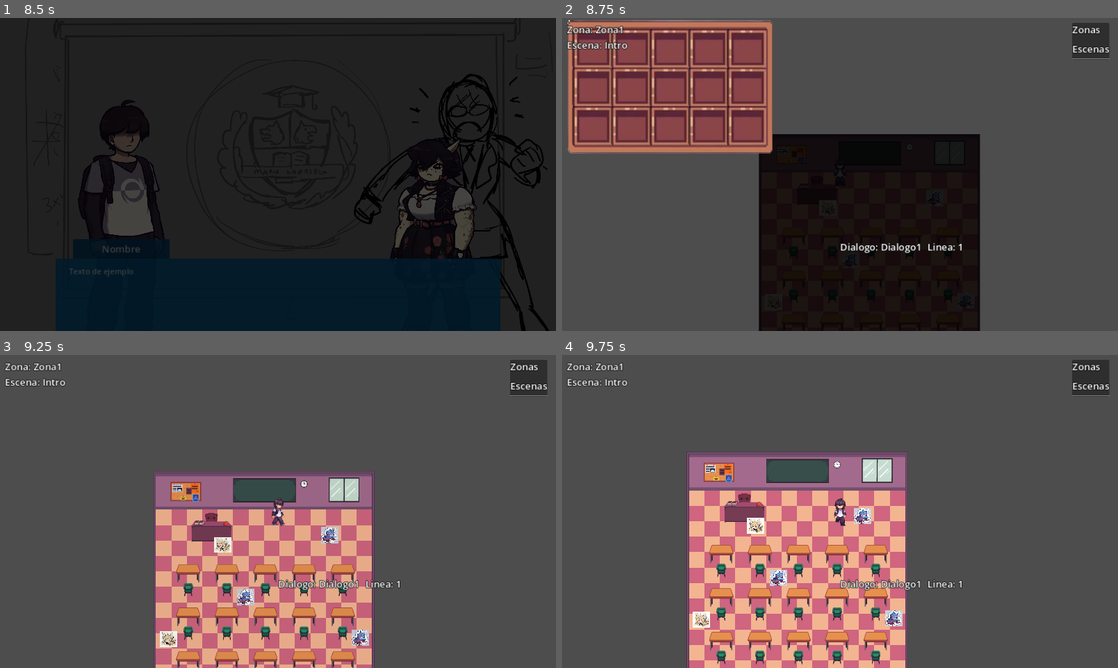
Above: before the commit, frames 1-4 (two rows, left to right).
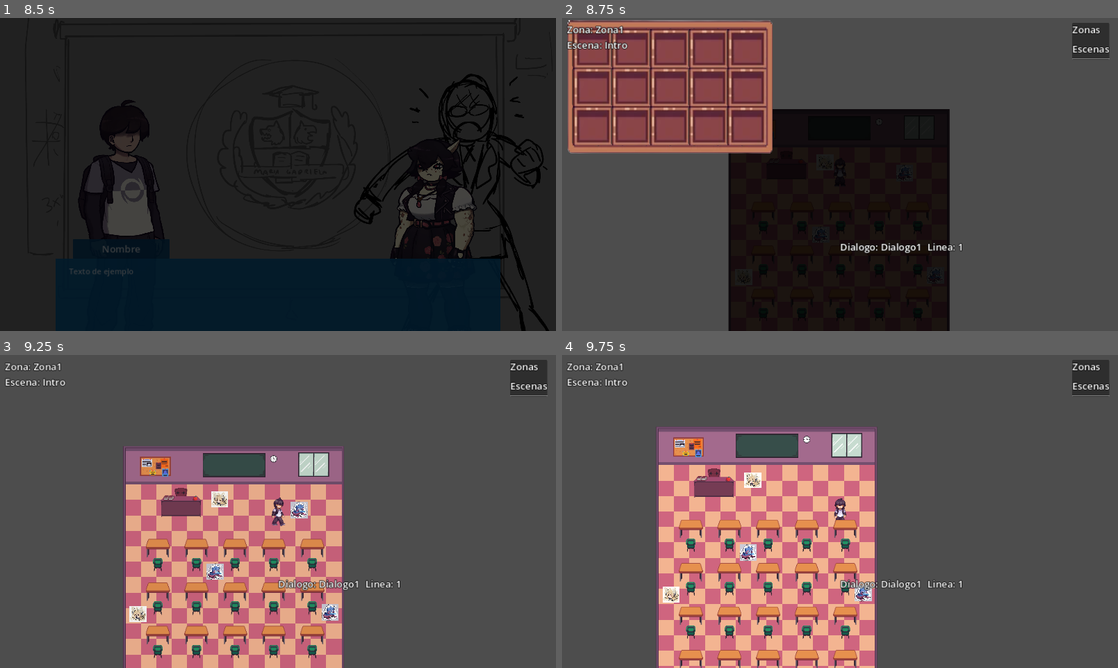
Above: after the commit, the same moments.

Repository: numbasan-san/IWANA
Game: Godot game, scene res://Escenas/raiz_juego.tscn
Two runs of this game, one before a commit and one after it. Both use one fixed random seed, a clock stepped at 60 frames per second and the inputs below.
Inputs (mouse positions are in pixels of both pictures, inside the frame that each line leads up to):
- Up to frame 1 (8.5 s): tap Enter (nv_avanzar_dialogo) at 0.5 s; move the mouse to (400, 158) at 0.52 s; hold D (rpg_right) 0.53-1.28 s; click (400, 158) at 0.67 s; move the mouse to (166, 190) at 1.27 s; hold S (rpg_down) 1.28-2.03 s; move the mouse to (333, 105) at 2.02 s; hold D (rpg_right) 2.03-2.78 s; tap Space at 2.75 s; move the mouse to (250, 237) at 2.77 s; hold Enter (nv_avanzar_dialogo) 2.78-3.53 s; click (250, 237) at 2.92 s; move the mouse to (444, 221) at 3.52 s; hold A (rpg_left) 3.53-5.03 s; move the mouse to (111, 127) at 4.27 s; move the mouse to (305, 174) at 5.02 s; hold S (rpg_down) 5.03-5.78 s; click (305, 174) at 5.17 s; move the mouse to (194, 96) at 5.77 s; hold D (rpg_right) 5.78-6.5 s; click (127, 230) at 6.5 s; click (127, 193) at 7.25 s; move the mouse to (400, 158) at 8.02 s; hold Enter (nv_avanzar_dialogo) from 8.03 s (still down)
- Up to frame 2 (8.75 s): keep holding Enter (nv_avanzar_dialogo)
- Up to frame 3 (9.25 s): move the mouse to (166, 527) at 8.77 s; release Enter (nv_avanzar_dialogo) at 8.78 s; hold D (rpg_right) from 8.78 s (still down); click (166, 527) at 8.92 s
- Up to frame 4 (9.75 s): move the mouse to (895, 442) at 9.52 s; release D (rpg_right) at 9.53 s; hold S (rpg_down) from 9.53 s (still down)

Frame 1 is identical in both runs. In frame 2, 9.2% of the frame differs, in the area x 29-76%, y 29-100%; in frame 3, 24%; in frame 4, 26%, in the area x 17-63%, y 23-100%.

Commit message:
Integrado código de cambio de zonas y cambios varios
- Cambio de estructura de nodo Personaje
- Ya no se usa el sprite de puerta para la salida de las salas, solo para la entrada. Se
	reemplaza por un area que cubre la salida
- La puerta de la sala 1 lleva a la zona de prueba, y la zona de prueba lleva a sala 1
- Falta agregar una transición y hacer que el control deje de captar input por un tiempo
	para no volver a la puerta inmediatamente
- Agregadas variables al script de puerta para indicar en que punto y con que dirección aparecer
- Agregado código temporal para cargar personajes y zonas y dejarlos en su propia rama de la escena raiz
- Boton de juego nuevo carga algunos personajes y zonas
- Borradas algunas funciones predefinidas vacías
- Agregado código para cambiar personajes entre zonas
- Agregado código para activar y desactivar zonas, para que no se dibujen ni tengan colision

Diff:
--- a/Escenas/Personajes/noby.tscn
+++ b/Escenas/Personajes/noby.tscn
@@ -584,33 +584,32 @@
 position = Vector2(0, -899)
 texture = ExtResource("2_l1yky")
 
-[node name="Cuerpo" type="CharacterBody2D" parent="ModeloMundo" index="0"]
-z_index = 1
+[node name="ModeloMundo" parent="." index="1"]
 script = ExtResource("12_csb43")
 inventory = ExtResource("4_y772p")
 
-[node name="prota_sprite" type="Sprite2D" parent="ModeloMundo/Cuerpo" index="0"]
+[node name="prota_sprite" type="Sprite2D" parent="ModeloMundo" index="0"]
 position = Vector2(-4, -2)
 hframes = 8
 
-[node name="CollisionShape2D" type="CollisionShape2D" parent="ModeloMundo/Cuerpo" index="1"]
-position = Vector2(0, 15)
-scale = Vector2(-2.14998, -0.727657)
+[node name="CollisionShape2D" type="CollisionShape2D" parent="ModeloMundo" index="1"]
+position = Vector2(0, 10)
+scale = Vector2(2.14998, 0.727657)
 shape = SubResource("RectangleShape2D_bncsu")
 
-[node name="Animation" type="AnimationPlayer" parent="ModeloMundo/Cuerpo" index="2"]
+[node name="Animation" type="AnimationPlayer" parent="ModeloMundo" index="2"]
 libraries = {
 "": SubResource("AnimationLibrary_3ha3c")
 }
 
-[node name="ControlJugador" type="Node2D" parent="ModeloMundo/Cuerpo" index="3"]
-
-[node name="Camera2D" type="Camera2D" parent="ModeloMundo/Cuerpo/ControlJugador" index="0"]
-
-[node name="hurt_box" type="Area2D" parent="ModeloMundo/Cuerpo/ControlJugador" index="1"]
-
-[node name="CollisionShape2D" type="CollisionShape2D" parent="ModeloMundo/Cuerpo/ControlJugador/hurt_box" index="0"]
+[node name="ControlJugador" type="Node2D" parent="ModeloMundo" index="3"]
+
+[node name="Camera2D" type="Camera2D" parent="ModeloMundo/ControlJugador" index="0"]
+
+[node name="hurt_box" type="Area2D" parent="ModeloMundo/ControlJugador" index="1"]
+
+[node name="CollisionShape2D" type="CollisionShape2D" parent="ModeloMundo/ControlJugador/hurt_box" index="0"]
 shape = SubResource("RectangleShape2D_rgtgd")
 debug_color = Color(0.803922, 0.419608, 0, 0.419608)
 
-[connection signal="area_entered" from="ModeloMundo/Cuerpo/ControlJugador/hurt_box" to="ModeloMundo/Cuerpo" method="_on_hurt_box_area_entered"]
+[connection signal="area_entered" from="ModeloMundo/ControlJugador/hurt_box" to="ModeloMundo" method="_on_hurt_box_area_entered"]
--- a/Escenas/Personajes/personaje.tscn
+++ b/Escenas/Personajes/personaje.tscn
@@ -9,6 +9,8 @@
 [node name="GraficosNV" type="Node2D" parent="."]
 script = ExtResource("2_4e855")
 
-[node name="ModeloMundo" type="Node2D" parent="."]
+[node name="ModeloMundo" type="CharacterBody2D" parent="."]
+z_index = 1
+y_sort_enabled = true
 
 [node name="ModeloCombate" type="Node2D" parent="."]
--- a/Escenas/Zonas/sala_p1n1.tscn
+++ b/Escenas/Zonas/sala_p1n1.tscn
@@ -6,9 +6,15 @@
 
 [node name="SalaP1N1" groups=["zonas"] instance=ExtResource("1_p0tah")]
 
+[node name="Puerta" parent="." index="1"]
+zona = "zona_dev_testing"
+posicion_def = Vector2(-50, 250)
+direccion_def = "u"
+
 [node name="Items" type="Node2D" parent="." index="7"]
 z_index = 1
 y_sort_enabled = true
+position = Vector2(-263, -136)
 
 [node name="lagarto" parent="Items" index="0" instance=ExtResource("3_dft04")]
 position = Vector2(397, 133)
@@ -23,7 +29,7 @@
 position = Vector2(223, 594)
 
 [node name="toro2" parent="Items" index="4" instance=ExtResource("4_ics7l")]
-position = Vector2(175, 153)
+position = Vector2(232, 111)
 
 [node name="toro3" parent="Items" index="5" instance=ExtResource("4_ics7l")]
 position = Vector2(63, 348)
--- a/Escenas/Zonas/zona_dev_testing.tscn
+++ b/Escenas/Zonas/zona_dev_testing.tscn
@@ -1,12 +1,11 @@
 [gd_scene load_steps=11 format=3 uid="uid://c0vpj0bm2dlof"]
 
 [ext_resource type="PackedScene" uid="uid://bwyvbv6hrcyk" path="res://Escenas/Zonas/zona_base.tscn" id="1_ljxgf"]
-[ext_resource type="PackedScene" uid="uid://r5xe0lfs4uk1" path="res://Escenas/Personajes/jugador.tscn" id="2_ehex0"]
 [ext_resource type="Texture2D" uid="uid://drteclr64kg31" path="res://Assets/Tilesets/ZonaDev/tilesetDevTest.png" id="2_xemyy"]
 [ext_resource type="Script" path="res://Script/inventario_objetos/inventario/inventory_layer.gd" id="3_vijrr"]
 [ext_resource type="PackedScene" uid="uid://c6r4b6vsbtube" path="res://Escenas/Inventario/inventory_gui.tscn" id="4_bkqd2"]
-[ext_resource type="PackedScene" uid="uid://hed2eep7147o" path="res://Escenas/Objetos/puerta_simple.tscn" id="6_fagjd"]
 [ext_resource type="PackedScene" uid="uid://cg87jy7chv1va" path="res://Escenas/Inventario/items/lagarto.tscn" id="7_a5m8c"]
+[ext_resource type="Script" path="res://Script/puerta/puerta_simple.gd" id="7_gdu17"]
 [ext_resource type="PackedScene" uid="uid://bntylxciwrpvw" path="res://Escenas/Inventario/items/toro.tscn" id="8_1s1lq"]
 
 [sub_resource type="TileSetAtlasSource" id="TileSetAtlasSource_5ptxj"]
@@ -29,6 +28,9 @@
 terrain_set_0/terrain_0/color = Color(0.5, 0.34375, 0.25, 1)
 sources/2 = SubResource("TileSetAtlasSource_5ptxj")
 
+[sub_resource type="RectangleShape2D" id="RectangleShape2D_cj38y"]
+size = Vector2(102.5, 57.5)
+
 [node name="ZonaDevTesting" instance=ExtResource("1_ljxgf")]
 
 [node name="TileMap" type="TileMap" parent="." index="0"]
@@ -36,9 +38,7 @@
 format = 2
 layer_0/tile_data = PackedInt32Array(-327686, 2, 0, -327685, 2, 0, -262149, 2, 0, -262148, 2, 0, -262147, 2, 0, -262146 …(2629 unchanged characters)…
 
-[node name="jugador" parent="." index="1" instance=ExtResource("2_ehex0")]
-
-[node name="inventory_layer" type="CanvasLayer" parent="." index="2"]
+[node name="inventory_layer" type="CanvasLayer" parent="." index="1"]
 process_mode = 3
 script = ExtResource("3_vijrr")
 
@@ -51,11 +51,7 @@
 scale = Vector2(2, 2)
 metadata/_edit_use_anchors_ = true
 
-[node name="PuertaSimple" parent="." index="3" instance=ExtResource("6_fagjd")]
-position = Vector2(-49, 309)
-escena = "sala_p1n1"
-
-[node name="Items" type="Node2D" parent="." index="4"]
+[node name="Items" type="Node2D" parent="." index="2"]
 z_index = 1
 y_sort_enabled = true
 position = Vector2(-272, -268)
@@ -77,3 +73,14 @@
 
 [node name="toro3" parent="Items" index="5" instance=ExtResource("8_1s1lq")]
 position = Vector2(48, 309)
+
+[node name="Puerta" type="Area2D" parent="." index="3"]
+position = Vector2(-53, 305)
+script = ExtResource("7_gdu17")
+zona = "sala_p1n1"
+posicion_def = Vector2(100, 450)
+direccion_def = "u"
+
+[node name="CollisionShape2D" type="CollisionShape2D" parent="Puerta" index="0"]
+position = Vector2(1, 1)
+shape = SubResource("RectangleShape2D_cj38y")
--- a/Escenas/Zonas/zona_sala_generica.tscn
+++ b/Escenas/Zonas/zona_sala_generica.tscn
@@ -166,7 +166,7 @@
 y_sort_enabled = true
 
 [node name="TileMap" type="TileMap" parent="." index="0"]
-position = Vector2(293, 336)
+position = Vector2(30, 200)
 tile_set = SubResource("TileSet_23sgx")
 format = 2
 layer_0/name = "Layer 0"
@@ -180,29 +180,27 @@
 layer_1/tile_data = PackedInt32Array(-983057, 327682, 2, -917521, 327682, 3, -851985, 327682, 2, -786449, 327682, 3, -7 …(1795 unchanged characters)…
 
 [node name="Puerta" type="Area2D" parent="." index="1"]
-position = Vector2(357, 695)
+position = Vector2(94, 491)
 script = ExtResource("3_b1rv7")
-escena = "zona_dev_testing"
 
 [node name="CollisionShape2D" type="CollisionShape2D" parent="Puerta" index="0"]
-position = Vector2(0, -62)
 shape = SubResource("RectangleShape2D_uq543")
 
 [node name="Pizarron" parent="." index="2" instance=ExtResource("4_ebl0c")]
 y_sort_enabled = true
-position = Vector2(262, 40)
+position = Vector2(-1, -96)
 
 [node name="Reloj" parent="." index="3" instance=ExtResource("5_p65in")]
 y_sort_enabled = true
-position = Vector2(344, 27)
+position = Vector2(81, -109)
 
 [node name="VentanaSala" parent="." index="4" instance=ExtResource("6_tkoyl")]
 y_sort_enabled = true
-position = Vector2(427, 39)
+position = Vector2(164, -97)
 
 [node name="Pupitres" type="Node2D" parent="." index="5"]
 y_sort_enabled = true
-position = Vector2(-6, -38)
+position = Vector2(-269, -174)
 
 [node name="Par1" type="Node2D" parent="Pupitres" index="0"]
 position = Vector2(110, 250)
@@ -365,7 +363,7 @@
 position = Vector2(0, 34)
 
 [node name="MesaProfesor" parent="." index="6" instance=ExtResource("10_8e6d3")]
-position = Vector2(152, 117)
+position = Vector2(-111, -19)
 
 [node name="TablonInfoSala" parent="." index="7" instance=ExtResource("10_ey3pn")]
-position = Vector2(99, 43)
+position = Vector2(-164, -93)
--- a/Escenas/raiz_juego.tscn
+++ b/Escenas/raiz_juego.tscn
@@ -11,6 +11,8 @@
 
 [node name="Juego" type="Node2D"]
 script = ExtResource("1_bydot")
+path_personajes = "Escenas/Personajes"
+path_zonas = "Escenas/Zonas"
 
 [node name="PantallaMenuInicial" parent="." instance=ExtResource("1_abg3v")]
 visible = false
@@ -36,3 +38,7 @@
 
 [node name="DevMode" parent="." instance=ExtResource("8_fgo5h")]
 visible = false
+
+[node name="Personajes" type="Node" parent="."]
+
+[node name="Zonas" type="Node" parent="."]
--- a/Script/Botones/BotonJuegoNuevo.gd
+++ b/Script/Botones/BotonJuegoNuevo.gd
@@ -6,8 +6,12 @@
 	# Código temporal del prototipo para cargar personajes en modo dialogo
 	# Cambiar cuando esté listo el gestor de escenas
 	var contenidosDialogo = controladorPantalla.pantallaDialogo.find_child("ContenidosDialogo")
-	var noby = load("res://Escenas/Personajes/noby.tscn").instantiate()
-	var dani = load("res://Escenas/Personajes/daniela.tscn").instantiate()
+	var noby = $/root/Juego.cargar_personaje("noby")
+	noby.control_jugador = true
+	var dani = $/root/Juego.cargar_personaje("daniela")
+	var zona_ini = $/root/Juego.cargar_zona("sala_p1n1")
+	print("Zona inicial: " + str(zona_ini))
+	$/root/Juego/PantallaMundo/Mundo.recolocar_personaje(noby, zona_ini)
 	contenidosDialogo.agregarPersonaje(noby, contenidosDialogo.Posicion.IZQUIERDA)
 	contenidosDialogo.agregarPersonaje(dani, contenidosDialogo.Posicion.DERECHA)
 	controladorPantalla.transicion(controladorPantalla.pantallaDialogo)
--- a/Script/Dialogos/contenidos_dialogo.gd
+++ b/Script/Dialogos/contenidos_dialogo.gd
@@ -6,15 +6,6 @@
 @onready var areaIzquierda: Control = $EscenaNV/AreaPersonajes/Izquierda
 @onready var areaCentro: Control = $EscenaNV/AreaPersonajes/Centro
 @onready var areaDerecha: Control = $EscenaNV/AreaPersonajes/Derecha
-
-# Called when the node enters the scene tree for the first time.
-func _ready():
-	pass # Replace with function body.
-
-
-# Called every frame. 'delta' is the elapsed time since the previous frame.
-func _process(delta):
-	pass
 
 # Agrega el grafico asociado a un personaje a la izquierda, centro o derecha
 # del area de personajes.
@@ -39,6 +30,7 @@
 			if graficoDerecha:
 				areaDerecha.remove_child(graficoDerecha)
 			if not graficoIzquierda:
+				copiaGrafico.show()
 				copiaGrafico.mirarDerecha()
 				areaIzquierda.add_child(copiaGrafico)
 				copiaGrafico.position.x = 2 * areaIzquierda.size.x / 3
@@ -49,6 +41,7 @@
 			if graficoDerecha:
 				areaDerecha.remove_child(graficoDerecha)
 			if not graficoCentro:
+				copiaGrafico.show()
 				copiaGrafico.mirarDerecha()
 				areaCentro.add_child(copiaGrafico)
 				copiaGrafico.position.x = areaIzquierda.size.x / 2
@@ -59,6 +52,7 @@
 			if graficoCentro:
 				areaCentro.remove_child(graficoCentro)
 			if not graficoDerecha:
+				copiaGrafico.show()
 				copiaGrafico.mirarIzquierda()
 				areaDerecha.add_child(copiaGrafico)
 				copiaGrafico.position.x = areaIzquierda.size.x / 3
--- a/Script/Dialogos/control_dialogo.gd
+++ b/Script/Dialogos/control_dialogo.gd
@@ -1,15 +1,6 @@
 extends Node
 
 @onready var controladorPantalla = $"/root/Juego/ControladorPantallas"
-
-# Called when the node enters the scene tree for the first time.
-func _ready():
-	pass # Replace with function body.
-
-
-# Called every frame. 'delta' is the elapsed time since the previous frame.
-func _process(delta):
-	pass
 
 # Detectamos que teclas se estan presionando para continuar o
 # retroceder el dialogo
--- a/Script/Dialogos/graficos_nv.gd
+++ b/Script/Dialogos/graficos_nv.gd
@@ -2,15 +2,6 @@
 
 # Al crear una nueva escena para un personaje con graficos NV, el sprite
 # inicialmente debe ir mirando hacia la izquierda
-
-# Called when the node enters the scene tree for the first time.
-func _ready():
-	pass # Replace with function body.
-
-
-# Called every frame. 'delta' is the elapsed time since the previous frame.
-func _process(delta):
-	pass
 
 # El sprite se refleja para que mire hacia la izquierda.
 func mirarIzquierda():
--- a/Script/Personaje.gd
+++ b/Script/Personaje.gd
@@ -1,12 +1,14 @@
 class_name Personaje extends Node
 
-var zona: Zona
+# TODO: cambiar esto por un sistema que no permita varios personajes controlados
+# al mismo tiempo por el jugador
+var control_jugador: bool = false
+
+@onready var graficosNV = $GraficosNV
+@onready var modeloMundo = $ModeloMundo
+@onready var modeloCombate = $ModeloCombate
 
 # Called when the node enters the scene tree for the first time.
 func _ready():
+	#modeloMundo.get_node("Cuerpo").personaje = self
 	pass
-
-
-# Called every frame. 'delta' is the elapsed time since the previous frame.
-func _process(delta):
-	pass
--- a/Script/control_jugador.gd
+++ b/Script/control_jugador.gd
@@ -15,4 +15,4 @@
 	if area.has_method('collect'):
 		area.collect(inventory)
 	if area.has_method('change_zone'):
-		area.change_zone()
+		area.change_zone(personaje)
--- a/Script/control_modelo_mundo.gd
+++ b/Script/control_modelo_mundo.gd
@@ -1,5 +1,7 @@
 
 extends CharacterBody2D
+
+var personaje: Personaje
 
 var axis : Vector2
 var last_vector : String
@@ -8,10 +10,11 @@
 
 # Called when the node enters the scene tree for the first time.
 func _ready():
+	personaje = $".."
 	$"Animation".play(anim)
 
 # Called every frame. 'delta' is the elapsed time since the previous frame.
-func _process(delta):
+func _process(_delta):
 	velocity.x = get_axis().x * 200
 	velocity.y = get_axis().y * 200
 	move_and_slide()
@@ -42,3 +45,25 @@
 
 func set_axis(x, y):
 	axis = Vector2(x, y).normalized()
+
+# Mueve este modelo a una nueva posición, potencialmente en una zona distinta
+func recolocar(zona_nueva: Zona, posicion: Vector2, direccion: String):
+	# Si el modelo no está en ninguna zona, el padre será el contenedor Personaje
+	var zona_actual = get_parent()
+	# Si lo traemos a una zona por primera vez, hay que mostrar el nodo
+	if not zona_actual is Zona:
+		show()
+
+	# Si estamos moviendo a una zona distinta, cambiamos el padre de este nodo
+	if zona_nueva != zona_actual:
+		zona_actual.remove_child(self)
+		zona_nueva.add_child(self)
+
+	self.position = posicion
+	last_vector = direccion
+
+# Quita a este modelo de la zona actual y lo devuelve a su contenedor Personaje
+func quitar_zona():
+	hide()
+	get_parent().remove_child(self)
+	personaje.add_child(self)
--- a/Script/controlador_pantallas.gd
+++ b/Script/controlador_pantallas.gd
@@ -59,10 +59,6 @@
 	)
 
 
-# Called every frame. 'delta' is the elapsed time since the previous frame.
-func _process(delta):
-	pass
-
 # Un script externo puede llamar a esta función pasando como argumento la
 # pantalla a la que desea cambiar.
 func transicion(pantalla):
--- a/Script/menu_principal_cargar_imagen.gd
+++ b/Script/menu_principal_cargar_imagen.gd
@@ -6,10 +6,5 @@
 	pass # Replace with function body.
 
 
-# Called every frame. 'delta' is the elapsed time since the previous frame.
-func _process(delta):
-	pass
-
-
 func cargarFondo():
 	pass
--- a/Script/mundo.gd
+++ b/Script/mundo.gd
@@ -1,25 +1,47 @@
 extends Node2D
 
 
-# Called when the node enters the scene tree for the first time.
 func _ready():
-	var p = load("res://Escenas/Personajes/noby.tscn").instantiate() as Personaje
-	var z = load("res://Escenas/Zonas/sala_p1n1.tscn").instantiate() as Zona
-	add_child(z)
-	moverPersonajeAZona(p, z, 200, 80)
+	pass
+	# TODO: cambiar esto por un sistema que no permita varios personajes controlados
+	# al mismo tiempo por el jugador
+	#p.control_jugador = true
+	# root.cargar(p)
+	#var z = root.cargarZona("sala_p1n1") as Zona
+	#var z = $Escuela/SalaP1N1 as Zona
+	#root.cargar(z)
+	#add_child(z)
+	#moverPersonajeAZona(p, z, Vector2(200, 80), "d")
 
-	pass # Replace with function body.
+# Remueve el personaje de la zona en la que está actualmente y lo coloca
+# en la zona nueva
+func recolocar_personaje(
+		personaje: Personaje,
+		zona: Zona,
+		posicion: Vector2 = Vector2(0, 0),
+		direccion: String = 'd'):
 
+	# Si el personaje está controlado por el jugador, la zona en la que está
+	# es la zona hija del nodo mundo, y hay que cambiarla
+	if personaje.control_jugador:
 
-# Called every frame. 'delta' is the elapsed time since the previous frame.
-func _process(delta):
-	pass
+		# Si Mundo tiene una zona hija, y esta es distinta a la nueva zona,
+		# Debe removerse y devolverse al contenedor Zonas
+		if (get_child_count() > 0) and (get_child(0) != zona):
+			var zona_actual = get_child(0)
+			zona_actual.desactivar()
+			remove_child(zona_actual)
+			$/root/Juego/Zonas.add_child(zona_actual)
 
-# Remueve el personaje de la zona en al que está actualmente y lo coloca
-# en la zona nueva
-func moverPersonajeAZona(personaje: Personaje, zona: Zona, x, y):
-	var zonaAntigua = personaje.zona
-	if zonaAntigua:
-		zonaAntigua.borrarPersonaje(personaje)
-	personaje.zona = zona
-	zona.agregarPersonaje(personaje, x, y)
+		# Si Mundo no tiene hijos o tiene pero es distinto a la zona nueva,
+		# esta se debe sacar del contenedor Zonas
+		if get_child_count() == 0 or get_child(0) != zona:
+			$/root/Juego/Zonas.remove_child(zona)
+			add_child(zona)
+			zona.activar()
+
+		# Si no, se está moviendo al personaje dentro
+		# de la misma zona, no hay que cambiar nada
+
+	# En cualquier caso, el personaje debe recolocarse
+	personaje.modeloMundo.recolocar(zona, posicion, direccion)
--- a/Script/puerta/puerta_simple.gd
+++ b/Script/puerta/puerta_simple.gd
@@ -1,7 +1,11 @@
 
 extends Area2D
 
-@export var escena : String
+@export var zona : String
+@export var posicion_def: Vector2
+@export var direccion_def: String
 
-func change_zone():
-	get_tree().change_scene_to_file("res://Escenas/Zonas/" + escena + ".tscn")
+func change_zone(personaje: Personaje):
+	var mundo = $/root/Juego/ControladorPantallas.pantallaMundo.get_node("Mundo")
+	var zona_objetivo = $/root/Juego.cargar_zona(zona)
+	mundo.recolocar_personaje(personaje, zona_objetivo, posicion_def, direccion_def)
--- a/Script/raiz_juego.gd
+++ b/Script/raiz_juego.gd
@@ -2,6 +2,9 @@
 
 # Aca van algunas variables globales que afectarían todo el juego
 # de manera que sea fácil encontrarlas y cambiarlas
+
+@export var path_personajes: String
+@export var path_zonas: String
 
 # Funciones para cambiar el modo dev. Probablemente van a ser temporales
 var devMode = false
@@ -9,11 +12,31 @@
 func toggleDevMode():
 	devMode = not devMode
 
-# Called when the node enters the scene tree for the first time.
-func _ready():
-	pass
+
+# TODO: cambiar las funciones de carga para que vean si el elemento ya existe
+# en los contenedores, y en caso que sea así retorne ese mismo. Si no, considerar
+# hacer funciones distintas exclusivas para obtener los elementos ya cargados
+
+# Agrega el elemento a una lista global
+func cargar(elemento: Variant):
+	if elemento is Personaje:
+		get_node("Personajes").add_child(elemento)
+		for e in elemento.get_children():
+			if e is Node2D:
+				e.hide()
+	elif elemento is Zona:
+		get_node("Zonas").add_child(elemento)
+		elemento.desactivar()
+	elemento.process_mode = Node.PROCESS_MODE_DISABLED
+	return elemento
 
 
-# Called every frame. 'delta' is the elapsed time since the previous frame.
-func _process(delta):
-	pass
+func cargar_personaje(nombre_personaje: String):
+	return cargar(load("res://" + path_personajes + "/" + nombre_personaje + ".tscn").instantiate())
+
+
+func cargar_zona(nombre_zona: String):
+	print("Agregando zona: " + str(nombre_zona))
+	var zona = load("res://" + path_zonas + "/" + nombre_zona + ".tscn").instantiate()
+	print("Cargada instancia: " + str(zona) + " con nombre " + zona.name)
+	return cargar(zona)
--- a/Script/zona_base.gd
+++ b/Script/zona_base.gd
@@ -1,34 +1,55 @@
 class_name Zona extends Node2D
 
-var personajes: Array[Personaje]
+# Por ahora esto está borrado. Si en el futuro tiene sentido preguntar
+# a una zona por todos sus personajes, hay que habilitar esto
+#var personajes: Array[Personaje]
 
 # TODO: al igual que un nodo Personaje está separado en modelos para
 # los diálogos, combate y mundo, y contiene variables relacionadas con todos
 # los ámbitos, habría que cambiar las zonas para que representen su versión en
 # modo diálogo, combate y mundo.
 
-# Called when the node enters the scene tree for the first time.
-func _ready():
-	pass # Replace with function body.
-
-
-# Called every frame. 'delta' is the elapsed time since the previous frame.
-func _process(delta):
-	pass
+# --------------------------------------------------
+# Estas funciones están borradas, ya que solo tienen sentido si hay que poblar
+# el arreglo de Personajes. Cuando tenga sentido que una zona maneje a sus
+# personajes, hay que habilitar estas funciones.
 
 # Si esta zona no contiene a este personaje, lo agrega
-func agregarPersonaje(personaje: Personaje, x, y):
-	if not personajes.has(personaje):
-		personajes.append(personaje)
-		personaje.zona = self
-		var nodoCuerpo = personaje.get_node("ModeloMundo/Cuerpo").duplicate()
-		nodoCuerpo.name = personaje.name
-		nodoCuerpo.position = Vector2(x, y)
-		add_child(nodoCuerpo)
+# Esta función solo revisa que el personaje no exista en esta misma zona, pero
+# no garantiza que no se haya agregado a otra zona, por lo que puede ocurrir que
+# si se usa esta función, el mismo personaje exista en dos o más zonas. Para
+# garantizar que solo exista en una única zona, hay que usar la función
+# mover_personaje_a_zona en el script mundo.gd
+#func agregarPersonaje(
+#		personaje: Personaje,
+#		posicion: Vector2 = Vector2(0, 0),
+#		direccion: String = 'd'):
+#	if not personajes.has(personaje):
+#		personajes.append(personaje)
+#		personaje.get_node("ModeloMundo").recolocar(self, posicion, direccion)
+#
+#
+## Si esta zona contiene al personaje, lo borra
+#func borrarPersonaje(personaje: Personaje):
+#	if personajes.has(personaje):
+#		personajes.erase(personaje)
+#		personaje.zona = null
+#
+#		# Esto obtiene el nodo cuerpo del personaje, que es un duplicado del
+#		# original. Cuando haya que guardar datos del personaje, verificar que al
+#		# moverlo a otra zona esos datos no se pierdan
+#		get_node(personaje.name.validate_node_name()).queue_free()
 
-# Si esta zona contiene al personaje, lo borra
-func borrarPersonaje(personaje: Personaje):
-	if personajes.has(personaje):
-		personajes.erase(personaje)
-		personaje.zona = null
-		get_node(personaje.name.validate_node_name()).queue_free()
+#-----------------------------------------------------
+
+# Activa proceso, fisica, visibilidad y otras funcionalidades de una zona
+func activar():
+	process_mode = Node.PROCESS_MODE_INHERIT
+	set_physics_process(true)
+	show()
+
+# Desactiva proceso, fisica, visibilidad y otras funcionalidades de una zona
+func desactivar():
+	hide()
+	set_physics_process(false)
+	process_mode = Node.PROCESS_MODE_DISABLED
